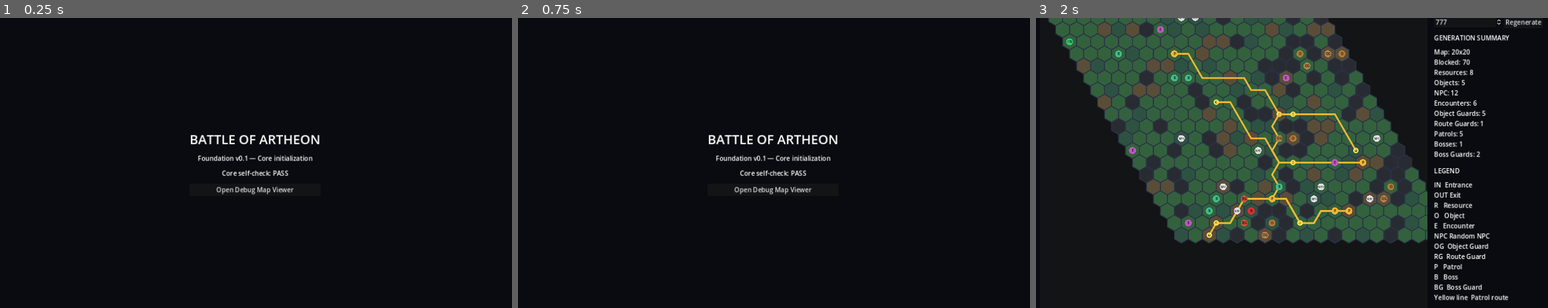
Above: before the commit, frames 1-3 (left to right).
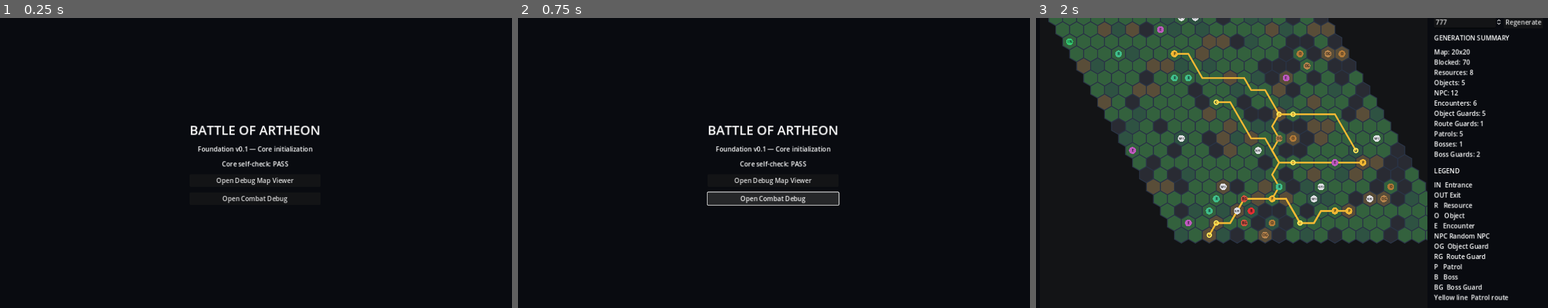
Above: after the commit, the same moments.

Repository: Archoniou1987/Battle-of-Artheon
Game: Godot game, scene res://scenes/main/main.tscn
The game is run twice, just before and just after one commit, with the same random seed, the same clock (stepped at 60 frames per second) and the same inputs.
Inputs (mouse positions are in pixels of both pictures, inside the frame that each line leads up to):
- Up to frame 1 (0.25 s): no input
- Up to frame 2 (0.75 s): click (774, 197) at 0.5 s, where only the run after the commit has a clickable "Open Combat Debug"
- Up to frame 3 (2 s): click "Open Debug Map Viewer" at 1.25 s

The runs differ from the first frame. In frame 1, 2.2% of the frame differs, in the area x 37-63%, y 37-64%; in frame 2, 3.0%, in the area x 36-63%, y 37-65%; in frame 3, nothing differs.

Commit message:
Expose combat debug viewer from main scene

Diff:
--- a/scenes/main/main.tscn
+++ b/scenes/main/main.tscn
@@ -42,3 +42,7 @@
 [node name="DebugMapViewer" type="Button" parent="Center/VBox"]
 layout_mode = 2
 text = "Open Debug Map Viewer"
+
+[node name="DebugCombatViewer" type="Button" parent="Center/VBox"]
+layout_mode = 2
+text = "Open Combat Debug"
